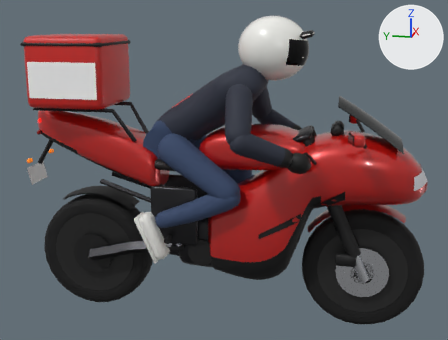
A saved change to the glTF model assets/models/bike_sport.glb.
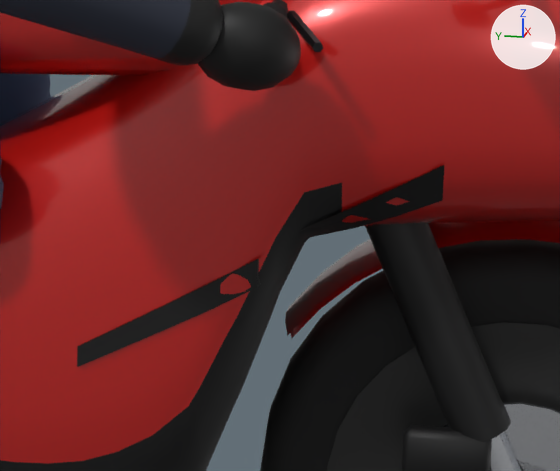
The first picture shows the older version from a 50 mm camera at (-3.006, -0.614, 1.521) aimed at (0.004, -0.012, 0.768). The close-ups show the older and then the newer version on the part from 54% to 83% of the width and 45% to 78% of the height of that picture. Only the edits that show in the close-ups are written down. The lights are fixed; the arrows at upper right show +X, +Y and +Z. Where no turn or scale is listed for an object, it has been applied to the vertices. Vertices at exactly the same position are counted once.

In view in the first close-up: 'rider_farm_L', 'rider_thigh_R', 'sport_body', 'steer_mesh', 'wheel_front' and 1 more.
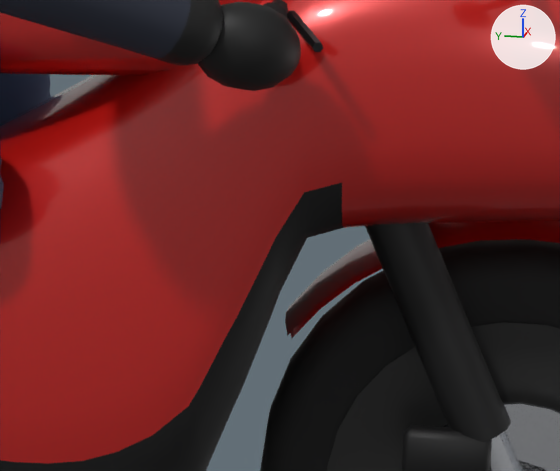
The change, as a list of edits to the scene's bpy script:
```text
Add mat_bike_mirror:
    mat_bike_mirror = principled_material('bike_mirror')
    mat_bike_mirror.base_color = (0.787, 0.787, 0.828)  # white #e5e5eb
    mat_bike_mirror.metallic = 1.0
    mat_bike_mirror.roughness = 0.04
Change me_sport_body:
    used by ob_sport_body; location = (0.0, 0.0, 0.0)
    remove me_sport_body.from_pydata(...)  # 3393 vertices, 6426 faces; spans x -0.37..0.37, y -1.0..1.03, z 0.2..1.43
    add me_sport_body.from_pydata(...)  # 3357 vertices, 6394 faces; spans x -0.37..0.37, y -1.0..1.03, z 0.2..1.43
    me_sport_body part 1: the loose piece of 18 vertices spanning x -0.21..-0.08, y -0.62..-0.22, z 0.48..0.74 is deleted
    other edits to the shape of me_sport_body do not show in these pictures
    add me_sport_body.materials.append(mat_bike_mirror)  # white #e5e5eb
```

What differs and where, as boxes (x1, y1, x2, y2) in the close-ups (560 x 471 px):
part 1 of me_sport_body, deleted
    before: (77, 165, 444, 367)
